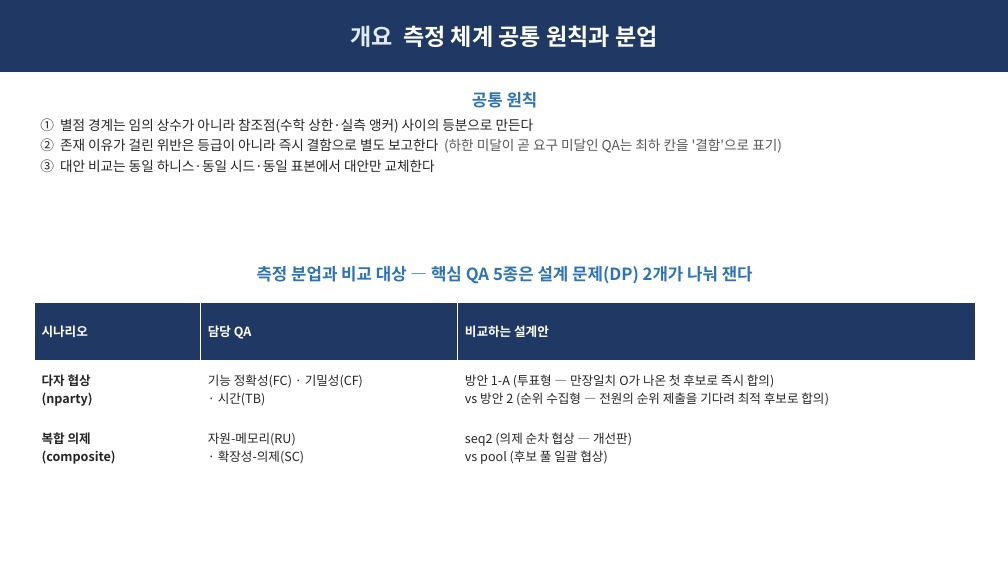
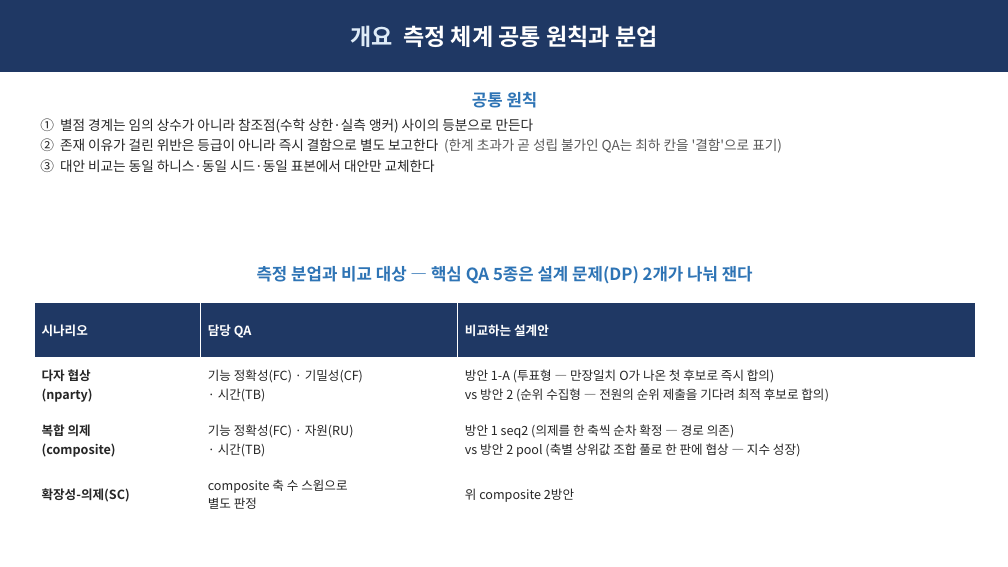
Before and after one commit to Sunwoo-Nam/architect-teamproject, a slide deck: slide 2 of docs/changbae/61-핵심QA-5종-임원-브리핑.pptx. Drawn at 1008x567 pixels with LibreOffice and Linux fonts; fonts in the diff are those of the drawing. Boxes give left, top, right and bottom in pixels: in the first picture for what was removed or moved away, otherwise in the second. Text is boxed around its words. In the diff, an @@ line names an element or a change of style, - is before the commit and + after.

```diff
--- a/docs/changbae/61-핵심QA-5종-임원-브리핑.pptx
+++ b/docs/changbae/61-핵심QA-5종-임원-브리핑.pptx
@@ text at <box>40,138,782,153</box>: text changed @@
-② 존재 이유가 걸린 위반은 등급이 아니라 즉시 결함으로 별도 보고한다 (하한 미달이 곧 요구 미달인 QA는 최하 칸을 '결함'으로 표기)
+② 존재 이유가 걸린 위반은 등급이 아니라 즉시 결함으로 별도 보고한다 (한계 초과가 곧 성립 불가인 QA는 최하 칸을 '결함'으로 표기)
@@ table at <box>34,302,975,522</box> @@
-row 3: 복합 의제 / (composite) | 자원-메모리(RU) / · 확장성-의제(SC) | seq2 (의제 순차 협상 — 개선판) / vs pool (후보 풀 일괄 협상)
+row 3: 복합 의제 / (composite) | 기능 정확성(FC) · 자원(RU) / · 시간(TB) | 방안 1 seq2 (의제를 한 축씩 순차 확정 — 경로 의존) / vs 방안 2 pool (축별 상위값 조합 풀로 한 판에 협상 — 지수 성장)
+row 4: 확장성-의제(SC) | composite 축 수 스윕으로 / 별도 판정 | 위 composite 2방안
```
Also in this commit, not shown: 6 other slides changed, 1 other file.
